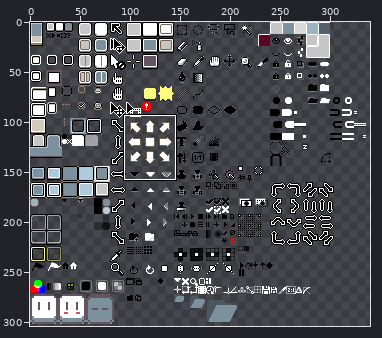
Sprite sheet: data/extensions/aseprite-theme/sheet.png. The first picture is a wide view before the edit; the outline marks the close-up.
Close-up. The starting point:
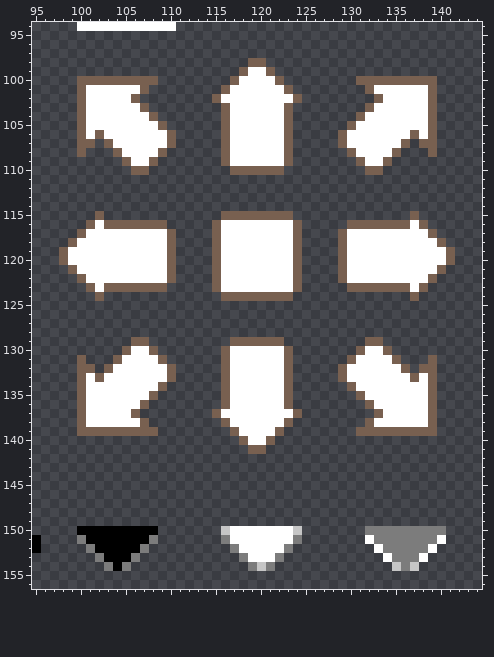
The file is 340x304 pixels. Pixels under 10% opacity are left out. Colours within 5 levels of each other are drawn and written as one. Shown: x 95..144, y 94..156. The commit also changed other parts of the picture, which this record leaves out.
Now the later version:
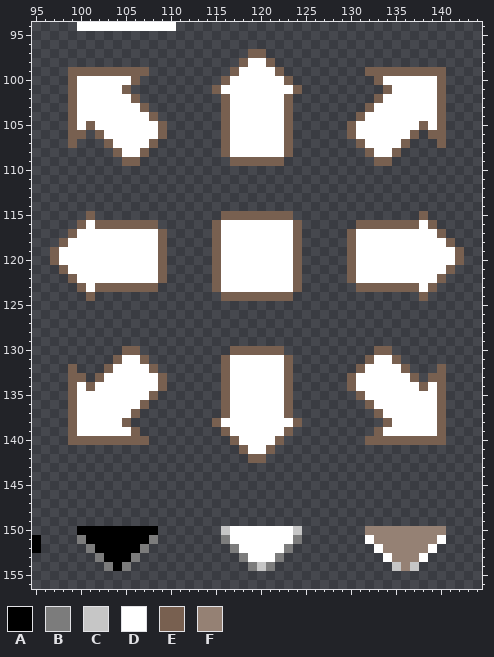
Palette (. is transparent): A #000000  B #7c7c7c  C #c6c6c6  D #ffffff  E #786050  F #958174
Diff:
Changed rows in their new state; - is an unchanged pixel.
first column x 99:
 97 --------------------EE--------------------
 98 -------------------EDDE-------------------
 99 EEEEEEEEE---------ED--DE---------EEEEEEEEE
100 EDDDDDD-..-------ED----DE-------..-DDDDDDE
101 ED----E..-------ED------DE-------..E----DE
102 ED--------------.E------E.--------------DE
103 ED--------------------------------------DE
104 ED--------------------------------------DE
105 EDE------------------------------------EDE
106 E-.-------E.------------------.E-------.-E
107 E..------E..------------------..E------..E
108 -.------E..--------------------..E------.-
109 -------E..-------.EEEEEE.-------..E-------
110 -------..---------......---------..-------
first column x 97:
115 ----E.----------------------------------.E----
116 ---EDE------.--------------------.------EDE---
117 --ED--------E.------------------.E--------DE--
118 -ED---------E.------------------.E---------DE-
119 ED----------E.------------------.E----------DE
120 ED----------E.------------------.E----------DE
121 -ED---------E.------------------.E---------DE-
122 --ED--------E.------------------.E--------DE--
123 ---EDE------.--------------------.------EDE---
124 ----E.----------------------------------.E----
first column x 99:
129 -------..---------......---------..-------
130 -------E..-------.EEEEEE.-------..E-------
131 -.------E..--------------------..E------.-
132 E..------E..------------------..E------..E
133 E-.-------E.------------------.E-------.-E
134 EDE------------------------------------EDE
135 ED--------------------------------------DE
136 ED--------------------------------------DE
137 ED--------------.E------E.--------------DE
138 ED----E..-------ED------DE-------..E----DE
139 EDDDDDD-..-------ED----DE-------..-DDDDDDE
140 EEEEEEEEE---------ED--DE---------EEEEEEEEE
141 -------------------EDDE-------------------
142 --------------------EE--------------------
first column x 132:
150 FFFFFFFFF
151 -FFFFFFF-
152 --FFFFF--
153 ---FFF---
154 ----F----
